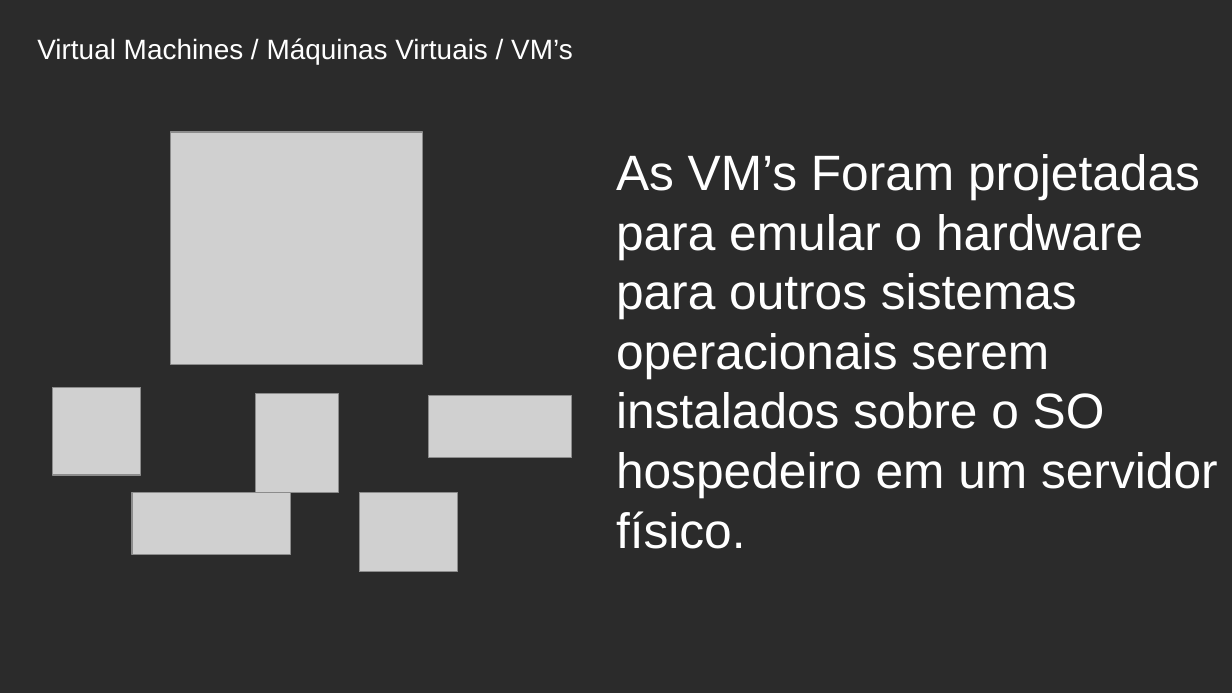
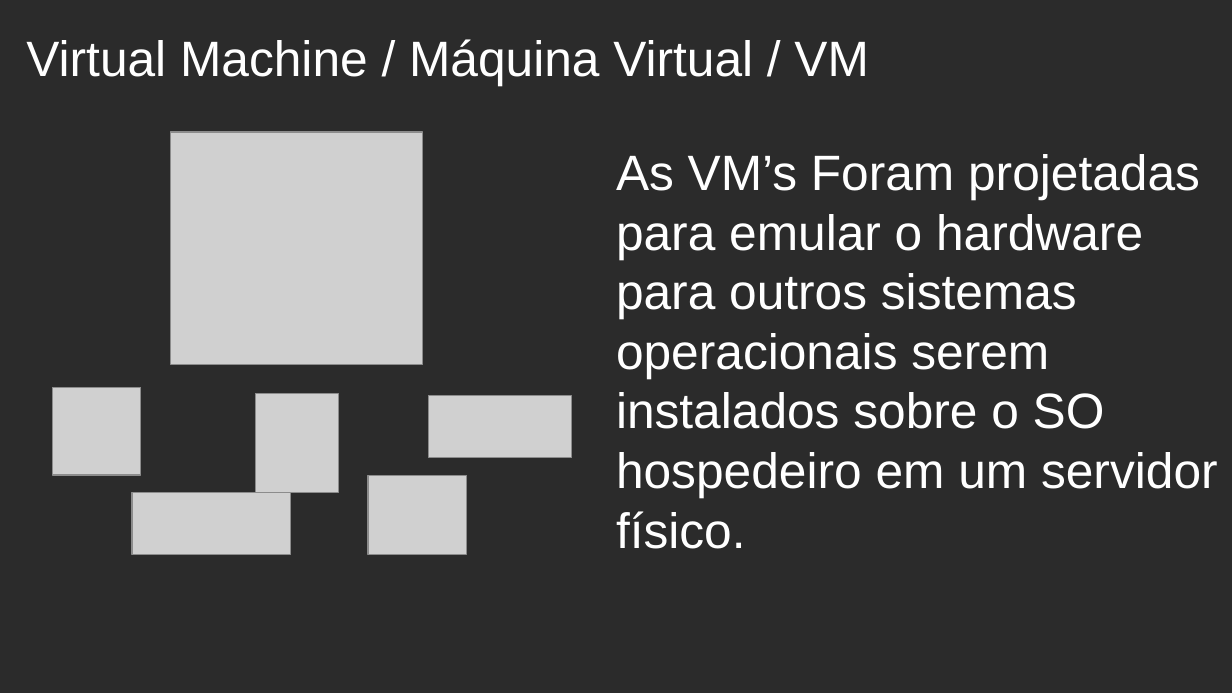
Before and after one commit to celsonery/kubernetes-docs, a slide deck: slide 5 of apresentacao/apresentacao.odp. Drawn at 1232x693 pixels with LibreOffice and Linux fonts; fonts in the diff are those of the drawing; grey boxes stand for pictures; background and template pictures are left out; a plain dark background stands for a picture behind light text. Boxes give left, top, right and bottom in pixels: in the first picture for what was removed or moved away, otherwise in the second. Text is boxed around its words. In the diff, an @@ line names an element or a change of style, - is before the commit and + after.

```diff
--- a/apresentacao/apresentacao.odp
+++ b/apresentacao/apresentacao.odp
@@ text at box(26, 39, 868, 85): text changed; size 18 to 32 pt @@
-Virtual Machines / Máquinas Virtuais / VM’s
+Virtual Machine / Máquina Virtual / VM
@@ picture: place and size @@
-picture at box(359, 493, 457, 572)
+picture at box(368, 475, 466, 555)
```
Also in this commit, not shown: 14 other slides changed, 3 slides added, 3 slides removed, 9 other files.
